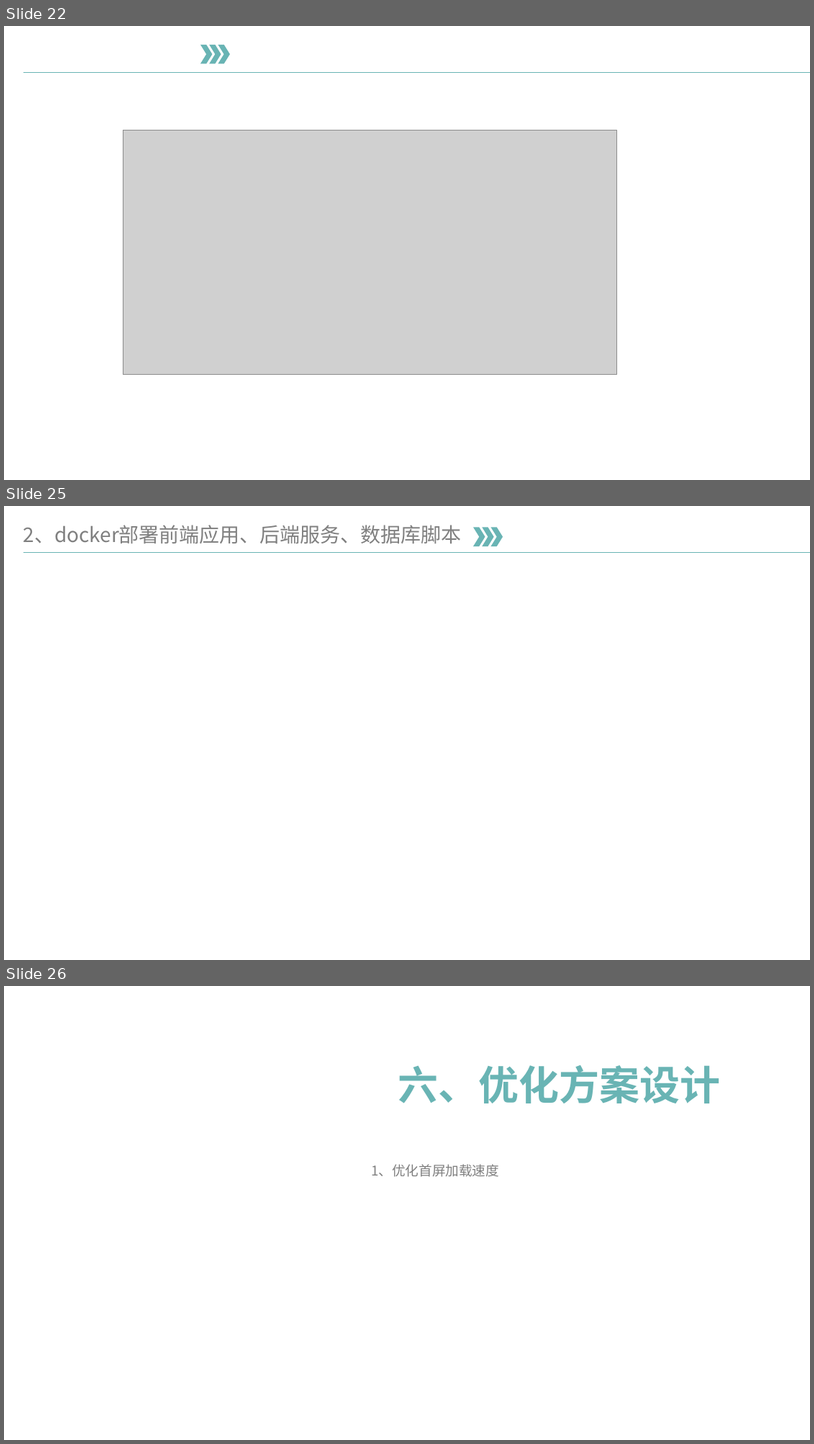
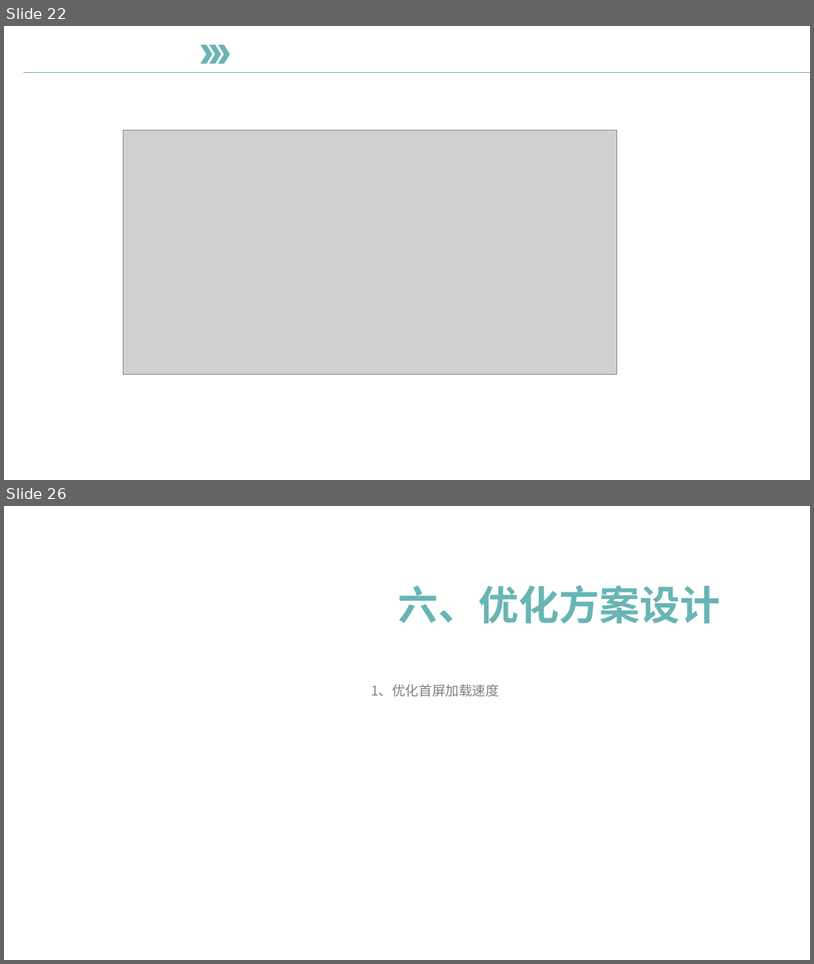
Before and after one commit to chenqiuli/maizuo-app, a slide deck: UML图/MongoDB期末大作业项目效果展示.pptx. Shown one above the other, each under a label of ours: slides 22, 25 and 26 before the commit, slides 22 and 26 after it; the slides between them are not shown. The pictures are 814x1444 and 814x964 pixels, drawn with LibreOffice and Linux fonts; fonts in the diff are those of the drawing; grey boxes stand for pictures; background and template pictures are left out. Boxes give left, top, right and bottom in pixels: in the first picture for what was removed or moved away, otherwise in the second. Text is boxed around its words. In the diff, an @@ line names an element or a change of style, - is before the commit and + after.

```diff
--- a/UML图/MongoDB期末大作业项目效果展示.pptx
+++ b/UML图/MongoDB期末大作业项目效果展示.pptx
@@ slide 25 removed at box(4, 506, 810, 960), background picture (left out); not listed: 1 template element that a slide beside it also shows @@
@@ text removed at box(23, 525, 462, 543) @@
-2、docker部署前端应用、后端服务、数据库脚本
@@ chevron removed at box(473, 527, 486, 546) @@
@@ chevron removed at box(483, 527, 494, 546) @@
@@ chevron removed at box(491, 527, 503, 546) @@
```
Also in this commit, not shown: 1 slide changed, 2 slides added, 1 other slide removed, 2 other files.
